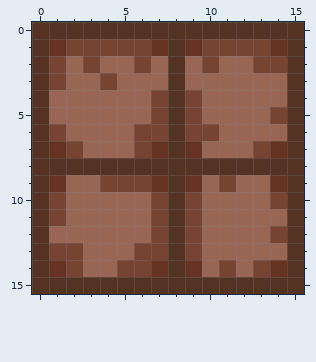
Edited in one commit: pixel-art sprite (assets/tileTypes/woodenWallTopOnly.png). Above is the file before it was changed.
The file is 16x16 pixels.
New version:
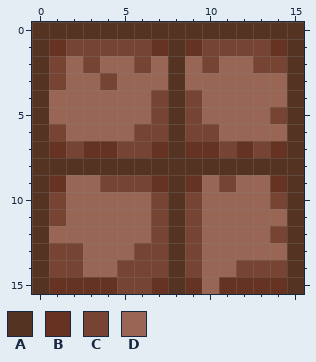
Palette (. is transparent): A #553322  B #663322  C #774433  D #996655
Diff:
@@ x 0..15 @@
  6 ACDDDDCCACCDDDDA
- 7 ABCDDDCBABDDDCBA
+ 7 ABCBBCCBABBCBCBA
  8 AAAAAAAAAAAAAAAA
@@ x 0..15 @@
 13 ACCDDDCCACDDDDDA
-14 ABCDDCCBABDCDCBA
-15 AAAAAAAAAAAAAAAA
+14 ACCDDCCCACDDCCCA
+15 ABBBBCCBABDBBBBA
